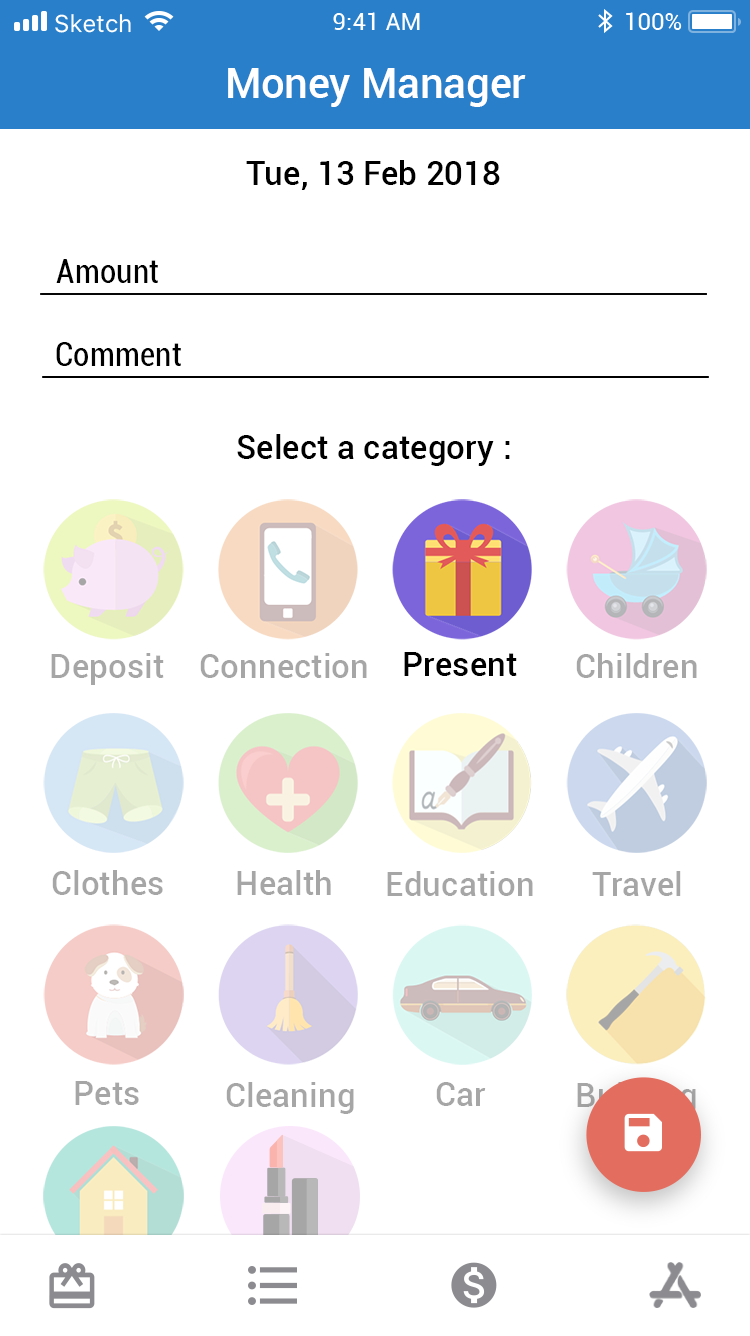
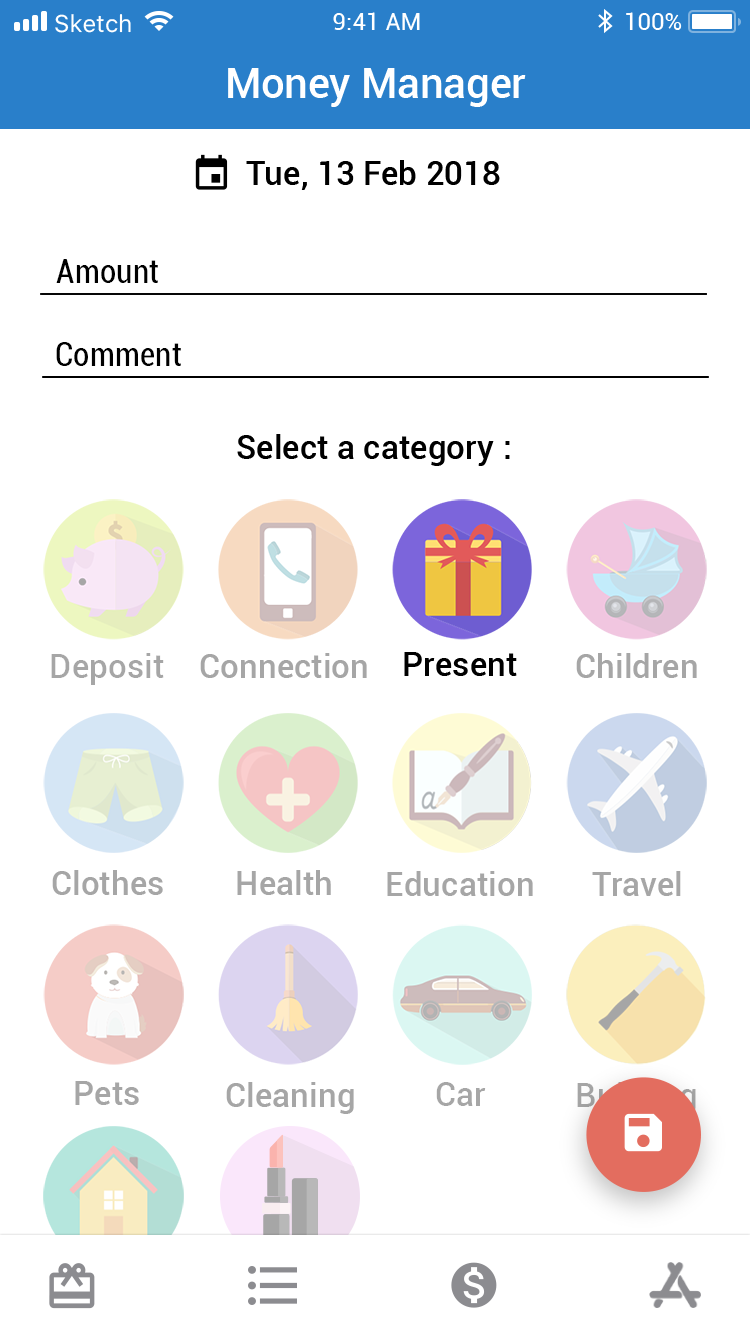
Revision of a layered 750px x 1336px image; what changed, layer by layer:
unmasked "Compound Shape" (2nd of 4, in "money_manager_expenditure_selected" › "navigator_bar") over [228, 68, 526, 107]
added layer "-e-select_date" in group "Group 1" over [195, 154, 228, 190]
